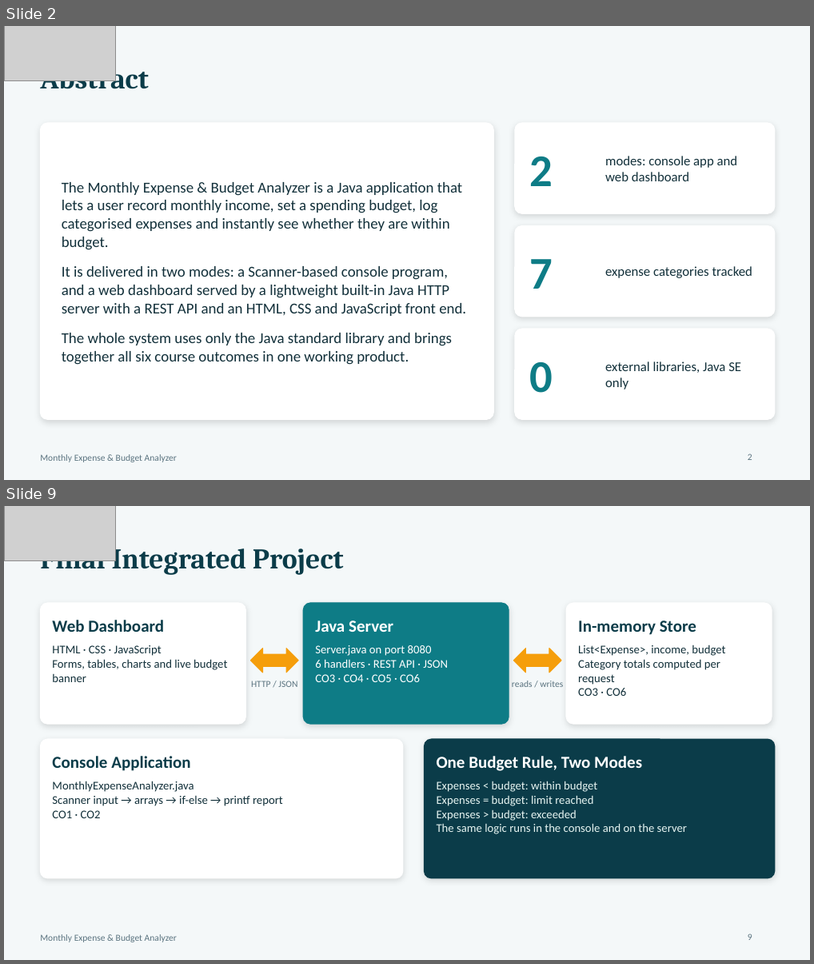
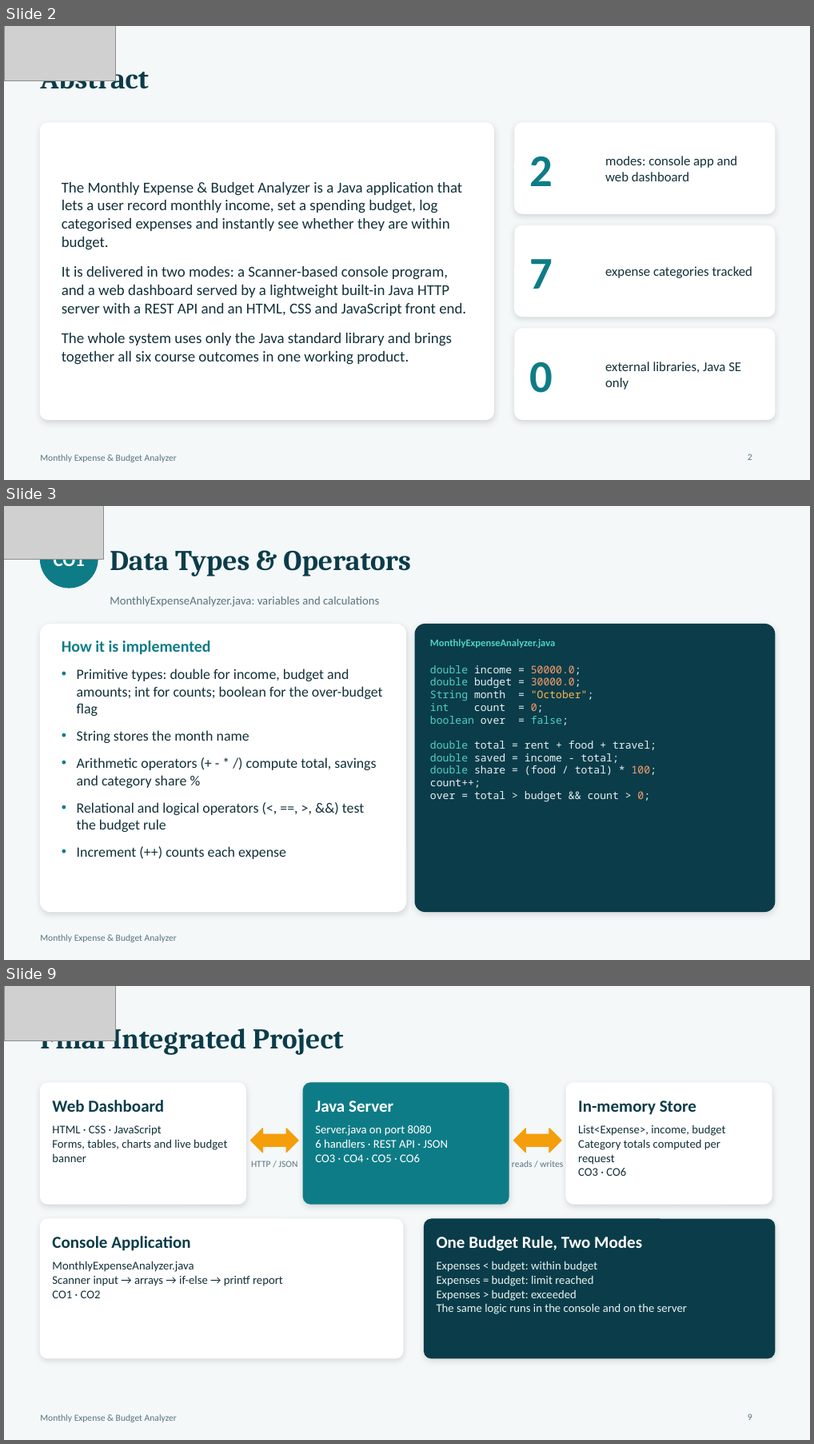
Before and after one commit to bheemavarapuSandeep/Monthly-Expensive---Budget-Analyzer, a slide deck: Expense_Analyzer_Project_Ppt.pptx. Shown one above the other, each under a label of ours: slides 2 and 9 before the commit, slides 2, 3 and 9 after it; the slides between them are not shown. The pictures are 814x964 and 814x1444 pixels, drawn with LibreOffice and Linux fonts; fonts in the diff are those of the drawing; grey boxes stand for pictures. Boxes give left, top, right and bottom in pixels: in the first picture for what was removed or moved away, otherwise in the second. Text is boxed around its words. In the diff, an @@ line names an element or a change of style, - is before the commit and + after.

```diff
--- a/Expense_Analyzer_Project_Ppt.pptx
+++ b/Expense_Analyzer_Project_Ppt.pptx
@@ slide 3 added at (4, 506, 810, 960), background #F4F8F9; not listed: 1 template element that a slide beside it also shows @@
@@ picture added at (4, 506, 104, 560) @@
@@ ellipse added at (40, 530, 98, 588), fill #0E7C86, outline #0E7C86 1 pt @@
@@ title added at (110, 551, 410, 576), 34 pt, text #0B3C49, bold @@
+Data Types & Operators
@@ text added at (54, 559, 85, 571), 22 pt, text #FFFFFF, bold @@
+CO1
@@ text added at (110, 596, 379, 607), 14 pt, text #5B7480 @@
+MonthlyExpenseAnalyzer.java: variables and calculations
@@ rounded rectangle added at (40, 624, 406, 912), fill #FFFFFF, outline #FFFFFF 1 pt @@
@@ rounded rectangle added at (415, 624, 775, 912), fill #0B3C49, outline #0B3C49 1 pt @@
@@ text added at (62, 640, 383, 859), 17 pt, text #12303A @@
+How it is implemented
+• Primitive types: double for income, budget and amounts; int for counts; boolean for the over-budget flag
+• String stores the month name
+• Arithmetic operators (+ - * /) compute total, savings and category share %
+• Relational and logical operators (<, ==, >, &&) test the budget rule
+• Increment (++) counts each expense
@@ text added at (430, 639, 555, 648), 12 pt, text #4FD1C5, bold @@
+MonthlyExpenseAnalyzer.java
@@ text added at (430, 665, 657, 801), 12.5 pt, text #E6F1F3 @@
+double income = 50000.0;
+double budget = 30000.0;
+String month = "October";
+int count = 0;
+boolean over = false;
+double total = rent + food + travel;
+double saved = income - total;
+double share = (food / total) * 100;
+count++;
+over = total > budget && count > 0;
```
Also in this commit, not shown: 5 other slides added, 6 slides removed.
